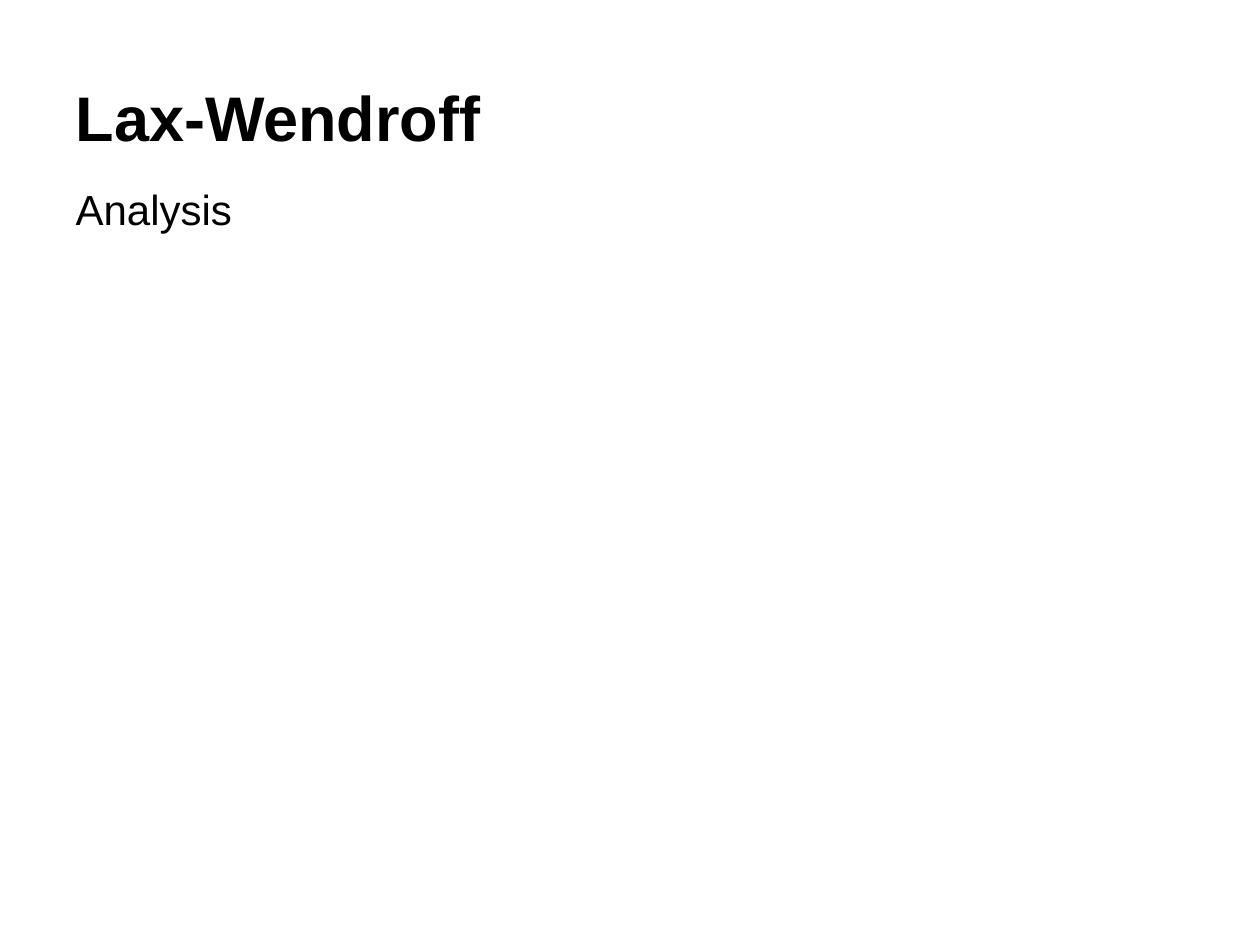
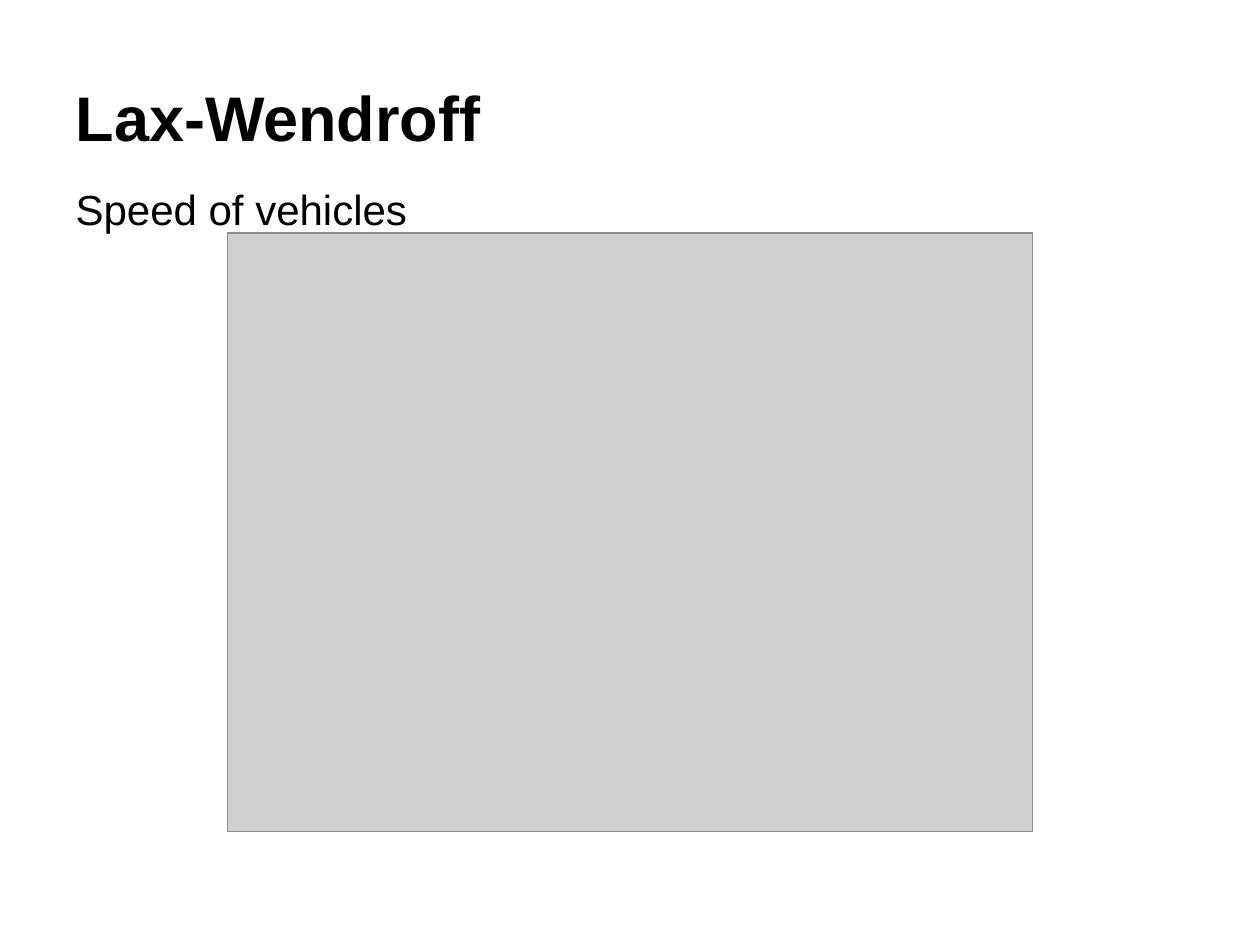
Before and after one commit to astridlangsrud/NumDifffff, a slide deck: slide 10 of bra_presentasjon.pptx (slide 7 before the commit). Drawn at 1260x945 pixels with LibreOffice and Linux fonts; fonts in the diff are those of the drawing; grey boxes stand for pictures; background and template pictures are left out. Boxes give left, top, right and bottom in pixels: in the first picture for what was removed or moved away, otherwise in the second. Text is boxed around its words. In the diff, an @@ line names an element or a change of style, - is before the commit and + after.

```diff
--- a/bra_presentasjon.pptx
+++ b/bra_presentasjon.pptx
@@ text at <box>76,194,407,234</box>: text changed @@
-Analysis
+Speed of vehicles
@@ picture added at <box>228,233,1033,832</box> @@
```
Also in this commit, not shown: 2 other slides changed, 5 slides added, 1 slide removed, 4 other files.
